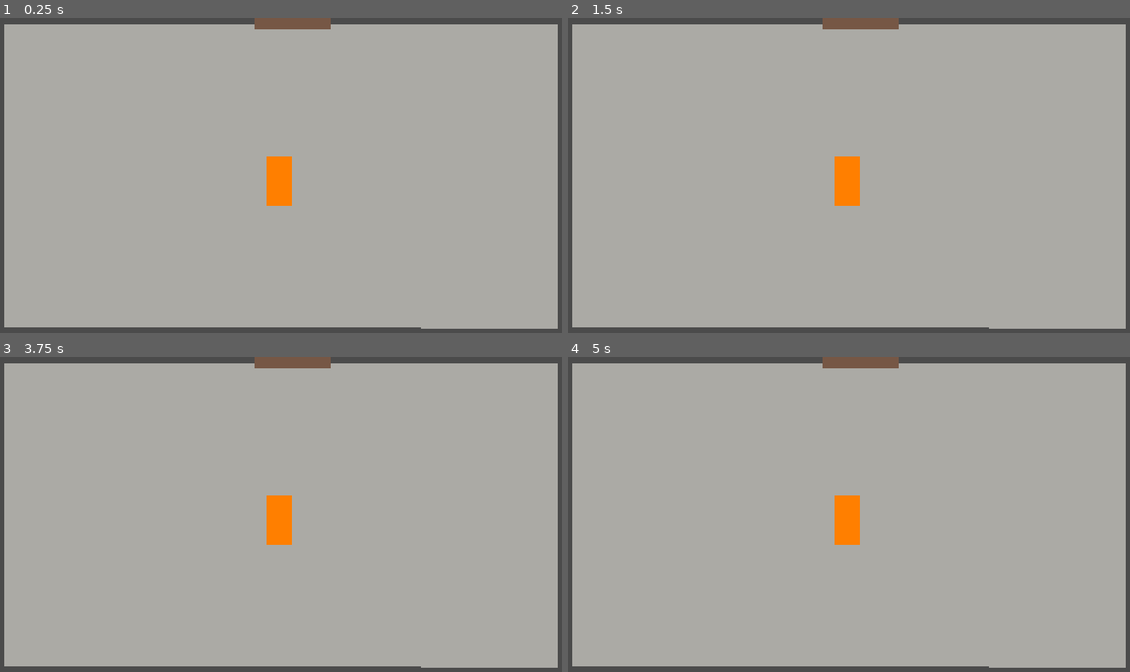
Above: before the commit, frames 1-4 (two rows, left to right).
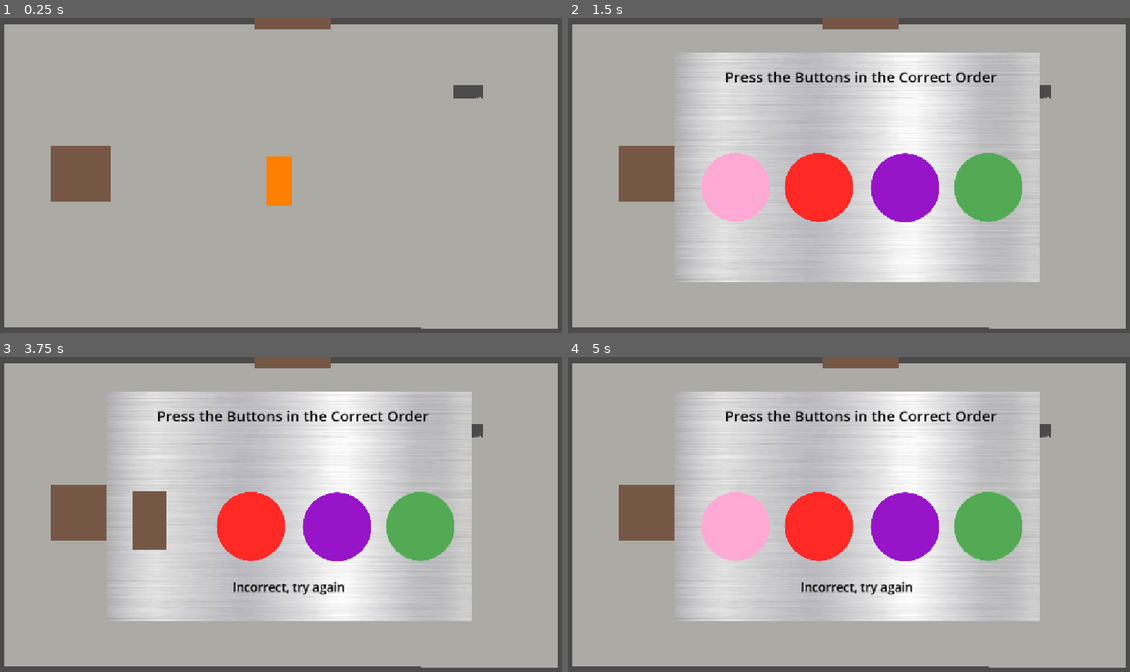
Above: after the commit, the same moments.

Repository: sahananarahari/escape-game
Game: Godot game, scene res://scenes/room_1.tscn
The game is run twice, just before and just after one commit, with the same random seed, the same clock (stepped at 60 frames per second) and the same inputs.
Inputs (mouse positions are in pixels of both pictures, inside the frame that each line leads up to):
- Up to frame 1 (0.25 s): no input
- Up to frame 2 (1.5 s): click (646, 172) at 0.52 s; click (820, 188) at 1.27 s
- Up to frame 3 (3.75 s): click (337, 527) at 2.02 s; click (421, 527) at 2.77 s; click (168, 527) at 3.52 s
- Up to frame 4 (5 s): click (1034, 432) at 4.27 s

The runs differ from the first frame. In frame 1, 2.1% of the frame differs, in the area x 9-86%, y 21-59%; in frame 2, 46%, in the area x 9-86%, y 10-84%; in frame 3, 46%; in frame 4, 46%.

Commit message:
made puzzle working using very basic sprites that will be changed later

Diff:
--- a/project.godot
+++ b/project.godot
@@ -46,6 +46,11 @@
 , Object(InputEventKey,"resource_local_to_scene":false,"resource_name":"","device":-1,"window_id":0,"alt_pressed":false …(186 unchanged characters)…
 ]
 }
+exit={
+"deadzone": 0.2,
+"events": [Object(InputEventKey,"resource_local_to_scene":false,"resource_name":"","device":-1,"window_id":0,"alt_pressed":false,"shift_pressed":false,"ctrl_pressed":false,"meta_pressed":false,"pressed":false,"keycode":0,"physical_keycode":4194305,"key_label":0,"unicode":0,"location":0,"echo":false,"script":null)
+]
+}
 
 [physics]
 
--- /dev/null
+++ b/scenes/puzzle_1.tscn
@@ -0,0 +1,191 @@
+[gd_scene format=3 uid="uid://c0els65y2qiti"]
+
+[ext_resource type="Script" uid="uid://6ihl1mtv0t82" path="res://scripts/character.gd" id="1_78fcc"]
+[ext_resource type="Texture2D" uid="uid://cnxgvvv8j6yxl" path="res://assets/gray_background.png" id="1_pje61"]
+[ext_resource type="Texture2D" uid="uid://cedglt4qe2et1" path="res://assets/orange_box.png" id="2_gy7x0"]
+[ext_resource type="Texture2D" uid="uid://cku3edy6dfo3y" path="res://assets/dark_gray_borders.png" id="2_i31d8"]
+[ext_resource type="Texture2D" uid="uid://c4owws1kmdo51" path="res://assets/brown_square_door.jpg" id="3_ftwxw"]
+[ext_resource type="Script" uid="uid://b01jupn0h32df" path="res://scripts/puzzle_manager_puzzle1.gd" id="6_rwwph"]
+[ext_resource type="Texture2D" uid="uid://dlch4x8t0he5f" path="res://assets/puzzlebg.jpg" id="6_vsjg1"]
+[ext_resource type="Texture2D" uid="uid://bmnqp70sphlav" path="res://assets/pinkbutton.png" id="7_gy7x0"]
+
+[sub_resource type="RectangleShape2D" id="RectangleShape2D_w5qhq"]
+size = Vector2(57, 104)
+
+[sub_resource type="RectangleShape2D" id="RectangleShape2D_78fcc"]
+size = Vector2(86, 726.23315)
+
+[sub_resource type="RectangleShape2D" id="RectangleShape2D_gy7x0"]
+size = Vector2(86, 1273.7437)
+
+[sub_resource type="RectangleShape2D" id="RectangleShape2D_vsjg1"]
+size = Vector2(81.00006, 1273.7437)
+
+[sub_resource type="RectangleShape2D" id="RectangleShape2D_rwwph"]
+size = Vector2(157, 38)
+
+[node name="puzzle1" type="Node2D" unique_id=1802466565]
+
+[node name="Character" type="CharacterBody2D" parent="." unique_id=799050946]
+position = Vector2(612, 315)
+script = ExtResource("1_78fcc")
+
+[node name="Sprite2D" type="Sprite2D" parent="Character" unique_id=1758495291]
+position = Vector2(-0.9999924, 1.5258789e-05)
+scale = Vector2(0.24429224, 0.3361204)
+texture = ExtResource("2_gy7x0")
+
+[node name="CollisionShape2D" type="CollisionShape2D" parent="Character" unique_id=1181747083]
+position = Vector2(-1, 0)
+shape = SubResource("RectangleShape2D_w5qhq")
+
+[node name="background" type="Sprite2D" parent="." unique_id=2032882443]
+z_index = -5
+position = Vector2(576, 325.5)
+scale = Vector2(1.1503906, 0.87109375)
+texture = ExtResource("1_pje61")
+
+[node name="walls" type="Node2D" parent="." unique_id=1022075985]
+
+[node name="wall1" type="StaticBody2D" parent="walls" unique_id=523763834]
+position = Vector2(-10, -12)
+
+[node name="CollisionShape2D" type="CollisionShape2D" parent="walls/wall1" unique_id=743947927]
+position = Vector2(-20, 322.24094)
+shape = SubResource("RectangleShape2D_78fcc")
+
+[node name="Sprite2D" type="Sprite2D" parent="walls/wall1" unique_id=1058312214]
+position = Vector2(-16.875, 321.75)
+scale = Vector2(0.23358208, 1.1934673)
+texture = ExtResource("2_i31d8")
+
+[node name="wall4" type="StaticBody2D" parent="walls" unique_id=1266419947]
+position = Vector2(1165, 645)
+rotation = 3.1415927
+
+[node name="CollisionShape2D" type="CollisionShape2D" parent="walls/wall4" unique_id=1197456583]
+position = Vector2(-20, 322.24094)
+shape = SubResource("RectangleShape2D_78fcc")
+
+[node name="Sprite2D" type="Sprite2D" parent="walls/wall4" unique_id=1623274797]
+position = Vector2(-16.875, 321.75)
+scale = Vector2(0.23358208, 1.1934673)
+texture = ExtResource("2_i31d8")
+
+[node name="wall2" type="StaticBody2D" parent="walls" unique_id=1300084956]
+position = Vector2(332, 672)
+rotation = -1.5707964
+
+[node name="CollisionShape2D" type="CollisionShape2D" parent="walls/wall2" unique_id=473750293]
+position = Vector2(-0.99993896, 263.88437)
+shape = SubResource("RectangleShape2D_gy7x0")
+
+[node name="Sprite2D" type="Sprite2D" parent="walls/wall2" unique_id=1844782039]
+position = Vector2(1, 268.36917)
+rotation = 0.0022768846
+scale = Vector2(0.23358208, 2.0925264)
+texture = ExtResource("2_i31d8")
+
+[node name="wall3" type="StaticBody2D" parent="walls" unique_id=1223030352]
+position = Vector2(351, -29)
+rotation = -4.7131557
+scale = Vector2(1, 0.4801221)
+
+[node name="CollisionShape2D" type="CollisionShape2D" parent="walls/wall3" unique_id=743169377]
+position = Vector2(-0.99993896, 240.12946)
+shape = SubResource("RectangleShape2D_gy7x0")
+
+[node name="Sprite2D" type="Sprite2D" parent="walls/wall3" unique_id=196608723]
+position = Vector2(1.8213431, 253.49889)
+scale = Vector2(0.23358208, 2.0597696)
+texture = ExtResource("2_i31d8")
+
+[node name="wall5" type="StaticBody2D" parent="walls" unique_id=830839801]
+position = Vector2(838, -25)
+rotation = 4.712389
+scale = Vector2(1, 0.44006103)
+
+[node name="CollisionShape2D" type="CollisionShape2D" parent="walls/wall5" unique_id=1554438818]
+position = Vector2(2.000002, 238.60327)
+shape = SubResource("RectangleShape2D_vsjg1")
+
+[node name="Sprite2D" type="Sprite2D" parent="walls/wall5" unique_id=1123812501]
+position = Vector2(1.8213431, 253.49889)
+scale = Vector2(0.23358208, 2.0597696)
+texture = ExtResource("2_i31d8")
+
+[node name="door" type="Node2D" parent="." unique_id=2100113509]
+position = Vector2(124, 100)
+
+[node name="StaticBody2D" type="StaticBody2D" parent="door" unique_id=464959653]
+position = Vector2(477, -95)
+
+[node name="CollisionShape2D" type="CollisionShape2D" parent="door/StaticBody2D" unique_id=1414272581]
+position = Vector2(1, 0)
+shape = SubResource("RectangleShape2D_rwwph")
+
+[node name="Sprite2D" type="Sprite2D" parent="door/StaticBody2D" unique_id=1707211878]
+position = Vector2(0.5, 0)
+scale = Vector2(0.6567797, 0.0823389)
+texture = ExtResource("3_ftwxw")
+
+[node name="puzzleManagerPuzzle1" type="Node2D" parent="." unique_id=2110896266]
+position = Vector2(596, 307)
+script = ExtResource("6_rwwph")
+
+[node name="Sprite2D" type="Sprite2D" parent="puzzleManagerPuzzle1" unique_id=1721186272]
+z_index = 5
+position = Vector2(-1, -3)
+scale = Vector2(1.2189542, 1.2199123)
+texture = ExtResource("6_vsjg1")
+
+[node name="Label" type="Label" parent="puzzleManagerPuzzle1" unique_id=34374389]
+z_index = 5
+offset_left = -271.0
+offset_top = -209.0
+offset_right = 284.0
+offset_bottom = -167.0
+theme_override_colors/font_color = Color(0.012617188, 0.012617188, 0.012617188, 1)
+theme_override_font_sizes/font_size = 30
+text = "Press the Buttons in the Correct Order"
+
+[node name="button2" type="TextureButton" parent="puzzleManagerPuzzle1" unique_id=939529989]
+z_index = 5
+offset_left = -150.0
+offset_top = -33.999992
+offset_right = 344.0
+offset_bottom = 471.0
+scale = Vector2(0.28606406, 0.28606406)
+texture_normal = ExtResource("7_gy7x0")
+
+[node name="button3" type="TextureButton" parent="puzzleManagerPuzzle1" unique_id=628041481]
+z_index = 5
+offset_left = 25.999985
+offset_top = -32.999992
+offset_right = 520.0
+offset_bottom = 472.0
+scale = Vector2(0.28606406, 0.28606406)
+texture_normal = ExtResource("7_gy7x0")
+
+[node name="button4" type="TextureButton" parent="puzzleManagerPuzzle1" unique_id=1123912325]
+z_index = 5
+offset_left = 195.99997
+offset_top = -33.999992
+offset_right = 690.0
+offset_bottom = 471.0
+scale = Vector2(0.28606406, 0.28606406)
+texture_normal = ExtResource("7_gy7x0")
+
+[node name="button1" type="TextureButton" parent="puzzleManagerPuzzle1" unique_id=2024274951]
+z_index = 5
+offset_left = -320.0
+offset_top = -33.999992
+offset_right = 174.0
+offset_bottom = 471.0
+scale = Vector2(0.28606406, 0.28606406)
+texture_normal = ExtResource("7_gy7x0")
+
+[connection signal="pressed" from="puzzleManagerPuzzle1/button2" to="puzzleManagerPuzzle1" method="_on_button_pressed" binds= [2]]
+[connection signal="pressed" from="puzzleManagerPuzzle1/button3" to="puzzleManagerPuzzle1" method="_on_button_pressed" binds= [3]]
+[connection signal="pressed" from="puzzleManagerPuzzle1/button4" to="puzzleManagerPuzzle1" method="_on_button_pressed" binds= [4]]
+[connection signal="pressed" from="puzzleManagerPuzzle1/button1" to="puzzleManagerPuzzle1" method="_on_button_pressed" binds= [1]]
--- a/scenes/room_1.tscn
+++ b/scenes/room_1.tscn
@@ -5,6 +5,10 @@
 [ext_resource type="Texture2D" uid="uid://cnxgvvv8j6yxl" path="res://assets/gray_background.png" id="3_8oql1"]
 [ext_resource type="Texture2D" uid="uid://cku3edy6dfo3y" path="res://assets/dark_gray_borders.png" id="4_xhekj"]
 [ext_resource type="Texture2D" uid="uid://c4owws1kmdo51" path="res://assets/brown_square_door.jpg" id="5_irjyx"]
+[ext_resource type="Script" uid="uid://d2l0yrdjj3w8h" path="res://scripts/puzzle_1_transport.gd" id="6_0akh5"]
+[ext_resource type="Script" uid="uid://b01jupn0h32df" path="res://scripts/puzzle_manager_puzzle1.gd" id="7_wy464"]
+[ext_resource type="Texture2D" uid="uid://dlch4x8t0he5f" path="res://assets/puzzlebg.jpg" id="8_4wlnl"]
+[ext_resource type="Texture2D" uid="uid://bmnqp70sphlav" path="res://assets/pinkbutton.png" id="9_k86bo"]
 
 [sub_resource type="RectangleShape2D" id="RectangleShape2D_vu5en"]
 size = Vector2(57, 104)
@@ -20,6 +24,29 @@
 
 [sub_resource type="RectangleShape2D" id="RectangleShape2D_ydasa"]
 size = Vector2(157, 38)
+
+[sub_resource type="RectangleShape2D" id="RectangleShape2D_3nhrv"]
+size = Vector2(156, 142)
+
+[sub_resource type="RectangleShape2D" id="RectangleShape2D_a5kwg"]
+size = Vector2(186.89063, 476.1808)
+
+[sub_resource type="GDScript" id="GDScript_wy464"]
+script/source = "extends Area2D
+
+
+# Called when the node enters the scene tree for the first time.
+func _ready() -> void:
+	pass # Replace with function body.
+
+
+# Called every frame. 'delta' is the elapsed time since the previous frame.
+func _process(delta: float) -> void:
+	pass
+"
+
+[sub_resource type="RectangleShape2D" id="RectangleShape2D_jrn08"]
+size = Vector2(165, 51)
 
 [node name="room1" type="Node2D" unique_id=2060643758]
 
@@ -125,3 +152,125 @@
 position = Vector2(0.5, 0)
 scale = Vector2(0.6567797, 0.0823389)
 texture = ExtResource("5_irjyx")
+
+[node name="puzzle1transport" type="Node2D" parent="." unique_id=137919645]
+script = ExtResource("6_0akh5")
+
+[node name="StaticBody2D" type="StaticBody2D" parent="puzzle1transport" unique_id=1878109863]
+
+[node name="puzzleInteraction" type="TextureButton" parent="puzzle1transport/StaticBody2D" unique_id=1938143438]
+offset_left = 108.0
+offset_top = 261.00003
+offset_right = 344.0
+offset_bottom = 680.0
+scale = Vector2(0.5202487, 0.269827)
+texture_normal = ExtResource("5_irjyx")
+texture_hover = ExtResource("4_xhekj")
+
+[node name="CollisionShape2D" type="CollisionShape2D" parent="puzzle1transport/StaticBody2D" unique_id=1798837436]
+position = Vector2(169, 322)
+shape = SubResource("RectangleShape2D_3nhrv")
+
+[node name="puzzleManagerPuzzle1" type="Node2D" parent="puzzle1transport" unique_id=1754611745]
+visible = false
+position = Vector2(596, 307)
+script = ExtResource("7_wy464")
+
+[node name="Sprite2D" type="Sprite2D" parent="puzzle1transport/puzzleManagerPuzzle1" unique_id=183010308]
+z_index = 5
+position = Vector2(-1, -3)
+scale = Vector2(1.2189542, 1.2199123)
+texture = ExtResource("8_4wlnl")
+
+[node name="Label" type="Label" parent="puzzle1transport/puzzleManagerPuzzle1" unique_id=1140902276]
+z_index = 5
+offset_left = -271.0
+offset_top = -209.0
+offset_right = 284.0
+offset_bottom = -167.0
+theme_override_colors/font_color = Color(0.012617188, 0.012617188, 0.012617188, 1)
+theme_override_font_sizes/font_size = 30
+text = "Press the Buttons in the Correct Order"
+
+[node name="button2" type="TextureButton" parent="puzzle1transport/puzzleManagerPuzzle1" unique_id=1948308578]
+modulate = Color(0.99999946, 0.2392397, 0.18098736, 1)
+z_index = 5
+offset_left = -150.0
+offset_top = -33.999992
+offset_right = 344.0
+offset_bottom = 471.0
+scale = Vector2(0.28606406, 0.28606406)
+texture_normal = ExtResource("9_k86bo")
+
+[node name="button3" type="TextureButton" parent="puzzle1transport/puzzleManagerPuzzle1" unique_id=590607809]
+modulate = Color(0.59607846, 0.11764706, 0.9411765, 1)
+z_index = 5
+offset_left = 25.999985
+offset_top = -32.999992
+offset_right = 520.0
+offset_bottom = 472.0
+scale = Vector2(0.28606406, 0.28606406)
+texture_normal = ExtResource("9_k86bo")
+
+[node name="button4" type="TextureButton" parent="puzzle1transport/puzzleManagerPuzzle1" unique_id=1225971717]
+modulate = Color(0.32941177, 1, 0.39607844, 1)
+z_index = 5
+offset_left = 195.99997
+offset_top = -33.999992
+offset_right = 690.0
+offset_bottom = 471.0
+scale = Vector2(0.28606406, 0.28606406)
+texture_normal = ExtResource("9_k86bo")
+
+[node name="button1" type="TextureButton" parent="puzzle1transport/puzzleManagerPuzzle1" unique_id=387491294]
+z_index = 5
+offset_left = -320.0
+offset_top = -33.999992
+offset_right = 174.0
+offset_bottom = 471.0
+scale = Vector2(0.28606406, 0.28606406)
+texture_normal = ExtResource("9_k86bo")
+texture_pressed = ExtResource("4_xhekj")
+texture_hover = ExtResource("5_irjyx")
+
+[node name="tryagain" type="Label" parent="puzzle1transport/puzzleManagerPuzzle1" unique_id=1243335226]
+visible = false
+z_index = 5
+offset_left = -117.0
+offset_top = 145.0
+offset_right = 112.0
+offset_bottom = 181.0
+theme_override_colors/font_color = Color(0, 0, 0, 1)
+theme_override_font_sizes/font_size = 25
+text = "Incorrect, try again"
+horizontal_alignment = 1
+
+[node name="puzzle1clue" type="Node2D" parent="." unique_id=762602889]
+
+[node name="StaticBody2D" type="StaticBody2D" parent="puzzle1clue" unique_id=509418683]
+position = Vector2(930, 137)
+scale = Vector2(0.40137765, 0.064352706)
+
+[node name="TextureButton" type="TextureButton" parent="puzzle1clue/StaticBody2D" unique_id=1834548221]
+offset_right = 356.0
+offset_bottom = 643.0
+scale = Vector2(0.45187503, 0.6827071)
+texture_normal = ExtResource("4_xhekj")
+
+[node name="CollisionShape2D" type="CollisionShape2D" parent="puzzle1clue/StaticBody2D" unique_id=418539232]
+position = Vector2(83.44531, 228.09082)
+shape = SubResource("RectangleShape2D_a5kwg")
+
+[node name="next_level" type="Area2D" parent="." unique_id=1167414492]
+script = SubResource("GDScript_wy464")
+
+[node name="CollisionShape2D" type="CollisionShape2D" parent="next_level" unique_id=549733317]
+position = Vector2(599.5, -52)
+shape = SubResource("RectangleShape2D_jrn08")
+
+[connection signal="pressed" from="puzzle1transport/StaticBody2D/puzzleInteraction" to="puzzle1transport" method="_on_texture_button_pressed"]
+[connection signal="pressed" from="puzzle1transport/puzzleManagerPuzzle1/button2" to="puzzle1transport/puzzleManagerPuzzle1" method="_on_button_pressed" binds= [2]]
+[connection signal="pressed" from="puzzle1transport/puzzleManagerPuzzle1/button3" to="puzzle1transport/puzzleManagerPuzzle1" method="_on_button_pressed" binds= [3]]
+[connection signal="pressed" from="puzzle1transport/puzzleManagerPuzzle1/button4" to="puzzle1transport/puzzleManagerPuzzle1" method="_on_button_pressed" binds= [4]]
+[connection signal="pressed" from="puzzle1transport/puzzleManagerPuzzle1/button1" to="puzzle1transport/puzzleManagerPuzzle1" method="_on_button_pressed" binds= [1]]
+[connection signal="body_entered" from="next_level" to="puzzle1transport" method="_on_next_level_body_entered"]
--- /dev/null
+++ b/scenes/room_1_dooropen.tscn
@@ -0,0 +1,121 @@
+[gd_scene format=3 uid="uid://1faw114npfcu"]
+
+[ext_resource type="Script" uid="uid://6ihl1mtv0t82" path="res://scripts/character.gd" id="1_7mba5"]
+[ext_resource type="Texture2D" uid="uid://cedglt4qe2et1" path="res://assets/orange_box.png" id="2_1rtqr"]
+[ext_resource type="Texture2D" uid="uid://cnxgvvv8j6yxl" path="res://assets/gray_background.png" id="3_l7cob"]
+[ext_resource type="Texture2D" uid="uid://cku3edy6dfo3y" path="res://assets/dark_gray_borders.png" id="4_xac1a"]
+[ext_resource type="Script" uid="uid://d2l0yrdjj3w8h" path="res://scripts/puzzle_1_transport.gd" id="5_u0f7f"]
+[ext_resource type="Texture2D" uid="uid://c4owws1kmdo51" path="res://assets/brown_square_door.jpg" id="6_3bhwc"]
+
+[sub_resource type="RectangleShape2D" id="RectangleShape2D_l7cob"]
+size = Vector2(57, 104)
+
+[sub_resource type="RectangleShape2D" id="RectangleShape2D_u0f7f"]
+size = Vector2(86, 726.23315)
+
+[sub_resource type="RectangleShape2D" id="RectangleShape2D_3bhwc"]
+size = Vector2(86, 1273.7437)
+
+[sub_resource type="RectangleShape2D" id="RectangleShape2D_lib13"]
+size = Vector2(81.00006, 1273.7437)
+
+[node name="room_1_dooropen" type="Node2D" unique_id=396327628]
+
+[node name="Character" type="CharacterBody2D" parent="." unique_id=281024153]
+position = Vector2(576, 332)
+script = ExtResource("1_7mba5")
+
+[node name="Sprite2D" type="Sprite2D" parent="Character" unique_id=854311924]
+position = Vector2(-0.9999924, 1.5258789e-05)
+scale = Vector2(0.24429224, 0.3361204)
+texture = ExtResource("2_1rtqr")
+
+[node name="CollisionShape2D" type="CollisionShape2D" parent="Character" unique_id=928167329]
+position = Vector2(-1, 0)
+shape = SubResource("RectangleShape2D_l7cob")
+
+[node name="background" type="Sprite2D" parent="." unique_id=529412161]
+z_index = -5
+position = Vector2(576, 325.5)
+scale = Vector2(1.1503906, 0.87109375)
+texture = ExtResource("3_l7cob")
+
+[node name="walls" type="Node2D" parent="." unique_id=990589585]
+
+[node name="wall1" type="StaticBody2D" parent="walls" unique_id=2144144736]
+position = Vector2(-10, -12)
+
+[node name="CollisionShape2D" type="CollisionShape2D" parent="walls/wall1" unique_id=4342215]
+position = Vector2(-20, 322.24094)
+shape = SubResource("RectangleShape2D_u0f7f")
+
+[node name="Sprite2D" type="Sprite2D" parent="walls/wall1" unique_id=1067321738]
+position = Vector2(-16.875, 321.75)
+scale = Vector2(0.23358208, 1.1934673)
+texture = ExtResource("4_xac1a")
+
+[node name="wall4" type="StaticBody2D" parent="walls" unique_id=970255964]
+position = Vector2(1165, 645)
+rotation = 3.1415927
+
+[node name="CollisionShape2D" type="CollisionShape2D" parent="walls/wall4" unique_id=1929152320]
+position = Vector2(-20, 322.24094)
+shape = SubResource("RectangleShape2D_u0f7f")
+
+[node name="Sprite2D" type="Sprite2D" parent="walls/wall4" unique_id=242807005]
+position = Vector2(-16.875, 321.75)
+scale = Vector2(0.23358208, 1.1934673)
+texture = ExtResource("4_xac1a")
+
+[node name="wall2" type="StaticBody2D" parent="walls" unique_id=659328059]
+position = Vector2(332, 672)
+rotation = -1.5707964
+
+[node name="CollisionShape2D" type="CollisionShape2D" parent="walls/wall2" unique_id=1787920392]
+position = Vector2(-0.99993896, 263.88437)
+shape = SubResource("RectangleShape2D_3bhwc")
+
+[node name="Sprite2D" type="Sprite2D" parent="walls/wall2" unique_id=1957914813]
+position = Vector2(1, 268.36917)
+rotation = 0.0022768846
+scale = Vector2(0.23358208, 2.0925264)
+texture = ExtResource("4_xac1a")
+
+[node name="wall3" type="StaticBody2D" parent="walls" unique_id=359268586]
+position = Vector2(351, -29)
+rotation = -4.7131557
+scale = Vector2(1, 0.4801221)
+
+[node name="CollisionShape2D" type="CollisionShape2D" parent="walls/wall3" unique_id=183020781]
+position = Vector2(-0.99993896, 240.12946)
+shape = SubResource("RectangleShape2D_3bhwc")
+
+[node name="Sprite2D" type="Sprite2D" parent="walls/wall3" unique_id=2135809581]
+position = Vector2(1.8213431, 253.49889)
+scale = Vector2(0.23358208, 2.0597696)
+texture = ExtResource("4_xac1a")
+
+[node name="wall5" type="StaticBody2D" parent="walls" unique_id=2139931069]
+position = Vector2(838, -25)
+rotation = 4.712389
+scale = Vector2(1, 0.44006103)
+
+[node name="CollisionShape2D" type="CollisionShape2D" parent="walls/wall5" unique_id=506882015]
+position = Vector2(2.000002, 238.60327)
+shape = SubResource("RectangleShape2D_lib13")
+
+[node name="Sprite2D" type="Sprite2D" parent="walls/wall5" unique_id=1194438023]
+position = Vector2(1.8213431, 253.49889)
+scale = Vector2(0.23358208, 2.0597696)
+texture = ExtResource("4_xac1a")
+
+[node name="puzzle1transport" type="Node2D" parent="." unique_id=1513543482]
+script = ExtResource("5_u0f7f")
+
+[node name="puzzleInteraction" type="TextureButton" parent="puzzle1transport" unique_id=352155199]
+offset_left = 108.0
+offset_top = 261.00003
+offset_right = 344.0
+offset_bottom = 680.0
+scale = Vector2(0.5202487, 0.269827)
+texture_normal = ExtResource("6_3bhwc")
--- /dev/null
+++ b/scenes/you_win.tscn
@@ -0,0 +1,31 @@
+[gd_scene format=3 uid="uid://clvb26iniodmy"]
+
+[node name="you_win" type="CanvasLayer" unique_id=177334241]
+
+[node name="ColorRect" type="ColorRect" parent="." unique_id=2037321818]
+anchors_preset = 8
+anchor_left = 0.5
+anchor_top = 0.5
+anchor_right = 0.5
+anchor_bottom = 0.5
+offset_left = -581.0
+offset_top = -331.0
+offset_right = 584.0
+offset_bottom = 338.0
+grow_horizontal = 2
+grow_vertical = 2
+color = Color(0.497572, 0.91488457, 0.91122514, 1)
+
+[node name="Label" type="Label" parent="." unique_id=1259652936]
+anchors_preset = -1
+anchor_left = 0.5
+anchor_top = 0.44000003
+anchor_right = 0.5
+anchor_bottom = 0.44000003
+offset_left = -252.0
+offset_top = -93.120026
+offset_right = 258.0
+offset_bottom = 82.879974
+theme_override_colors/font_color = Color(0, 0, 0, 1)
+theme_override_font_sizes/font_size = 129
+text = "You Win"
--- a/scripts/character.gd
+++ b/scripts/character.gd
@@ -1,6 +1,6 @@
 extends CharacterBody2D
 
-@onready var sprite = $Sprite2D
+@onready var character = $Sprite2D
 @export var speed = 400
 # Called when the node enters the scene tree for the first time.
 func get_input() -> void:
@@ -8,9 +8,9 @@
 	velocity = inputDirection * speed
 	#this wont do anything rn but when i add a real character itll be useful sooo
 	if (inputDirection.x > 0):
-		sprite.flip_h = false
+		character.flip_h = false
 	elif (inputDirection.x < 0):
-		sprite.flip_h = true
+		character.flip_h = true
 
 # Called every frame. 'delta' is the elapsed time since the previous frame.
 func _process(delta: float) -> void:
--- /dev/null
+++ b/scripts/puzzle_1_transport.gd
@@ -0,0 +1,23 @@
+extends Node2D
+@onready var puzzle1 = $puzzleManagerPuzzle1
+
+
+# Called when the node enters the scene tree for the first time.
+func _ready() -> void:
+	pass # Replace with function body.
+
+
+# Called every frame. 'delta' is the elapsed time since the previous frame.
+func _process(delta: float) -> void:
+	pass
+
+
+func _on_texture_button_pressed() -> void:
+	#get_tree().change_scene_to_file("res://scenes/puzzle_1.tscn")
+	puzzle1.visible = true
+
+
+
+func _on_next_level_body_entered(body: Node2D) -> void:
+	if (body.name == "Character"):
+		get_tree().change_scene_to_file("res://scenes/you_win.tscn") # Replace with function body.
--- /dev/null
+++ b/scripts/puzzle_manager_puzzle1.gd
@@ -0,0 +1,34 @@
+extends Node2D
+
+@onready var door = get_tree().root.get_node("room1").get_node("door")
+@onready var tryagain = $tryagain
+const CORRECT_PUZZLE: Array[int] = [1, 2, 3, 4]
+var user_puzzle: Array[int] = []
+
+
+# Called when the node enters the scene tree for the first time.
+func _ready() -> void:
+	pass # Replace with function body.
+
+
+# Called every frame. 'delta' is the elapsed time since the previous frame.
+func _process(delta: float) -> void:
+	if (Input.is_action_pressed("exit")):
+		visible = false
+		user_puzzle.clear()
+
+
+func _on_button_pressed(extra_arg_0: int) -> void:
+	tryagain.visible = false
+	user_puzzle.append(extra_arg_0)
+	if (user_puzzle.size() == CORRECT_PUZZLE.size()):
+		check_puzzle()
+
+func check_puzzle() -> void:
+	if (user_puzzle == CORRECT_PUZZLE):
+		#get_tree().change_scene_to_file("res://scenes/room_1_dooropen.tscn")
+		door.queue_free()
+		visible = false
+	else:
+		user_puzzle.clear()
+		tryagain.visible = true
Binary file added: assets/pinkbutton.png
Not shown, added: assets/pinkbutton.png.import
Binary file added: assets/puzzlebg.jpg
Not shown, added: assets/puzzlebg.jpg.import
Not shown, added: scripts/puzzle_1_transport.gd.uid
Not shown, added: scripts/puzzle_manager_puzzle1.gd.uid
